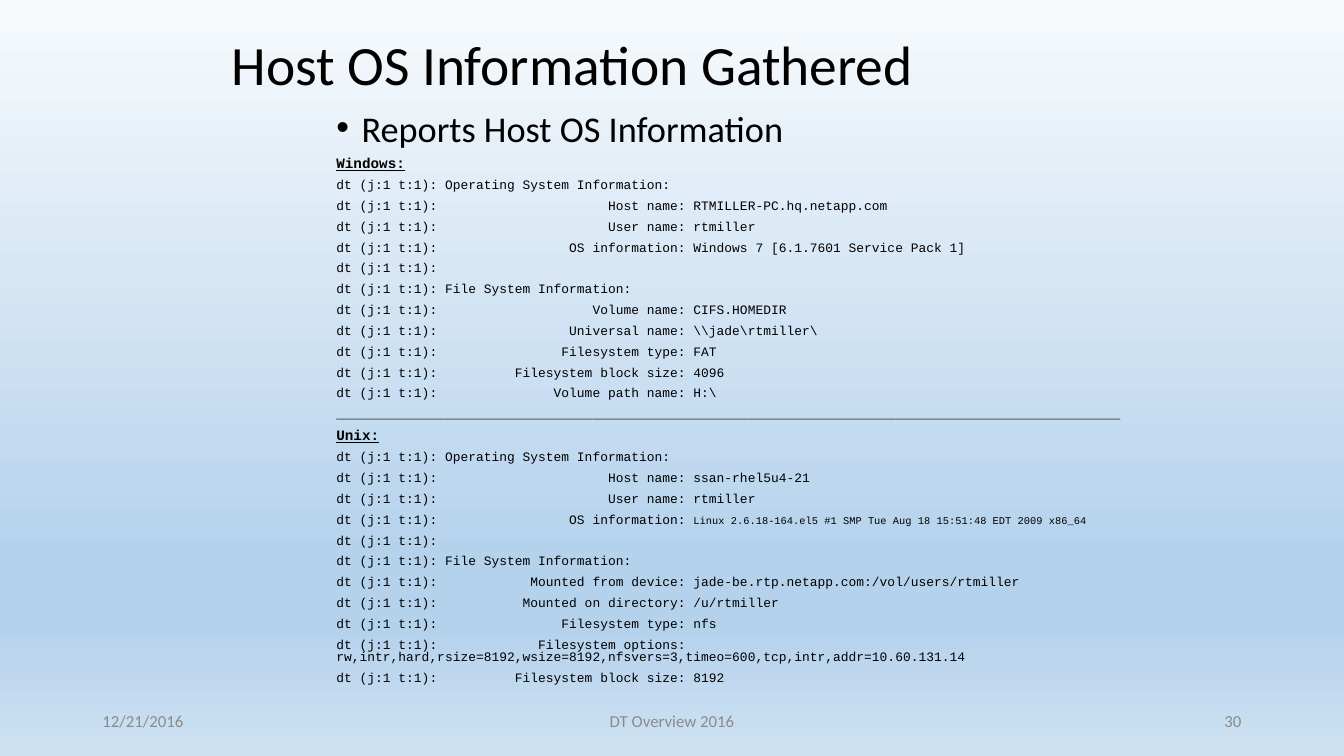
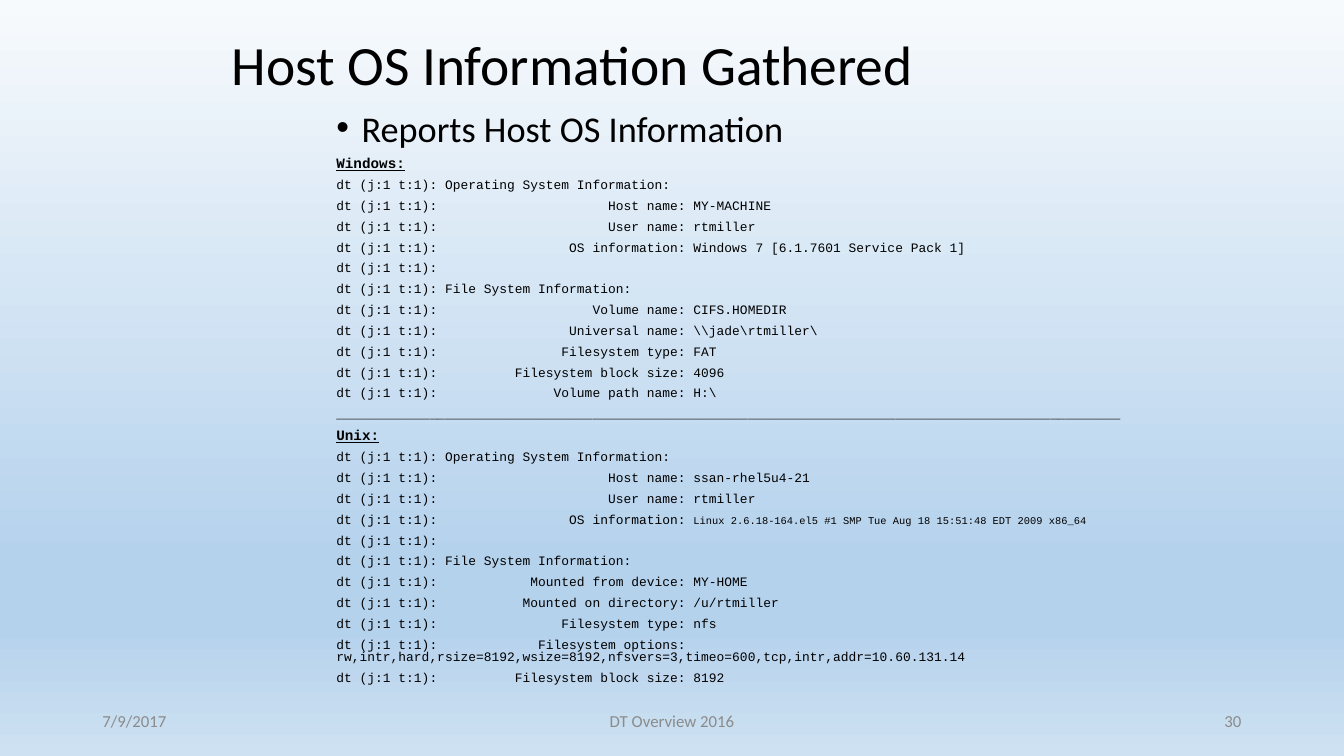
Before and after one commit to RobinTMiller/dt, a slide deck: slide 30 of Documentation/DT-Overview-2016.pptx. Drawn at 1344x756 pixels with LibreOffice and Linux fonts; fonts in the diff are those of the drawing. Boxes give left, top, right and bottom in pixels: in the first picture for what was removed or moved away, otherwise in the second. Text is boxed around its words. In the diff, an @@ line names an element or a change of style, - is before the commit and + after.

```diff
--- a/Documentation/DT-Overview-2016.pptx
+++ b/Documentation/DT-Overview-2016.pptx
@@ text at (336, 201, 771, 213): text changed @@
-dt (j:1 t:1): Host name: RTMILLER-PC.hq.netapp.com
+dt (j:1 t:1): Host name: MY-MACHINE
@@ text at (336, 577, 747, 589): text changed @@
-dt (j:1 t:1): Mounted from device: jade-be.rtp.netapp.com:/vol/users/rtmiller
+dt (j:1 t:1): Mounted from device: MY-HOME
@@ text at (102, 715, 166, 728): text changed @@
-12/21/2016
+7/9/2017
```
Also in this commit, not shown: 49 other slides changed, 3 other files.
